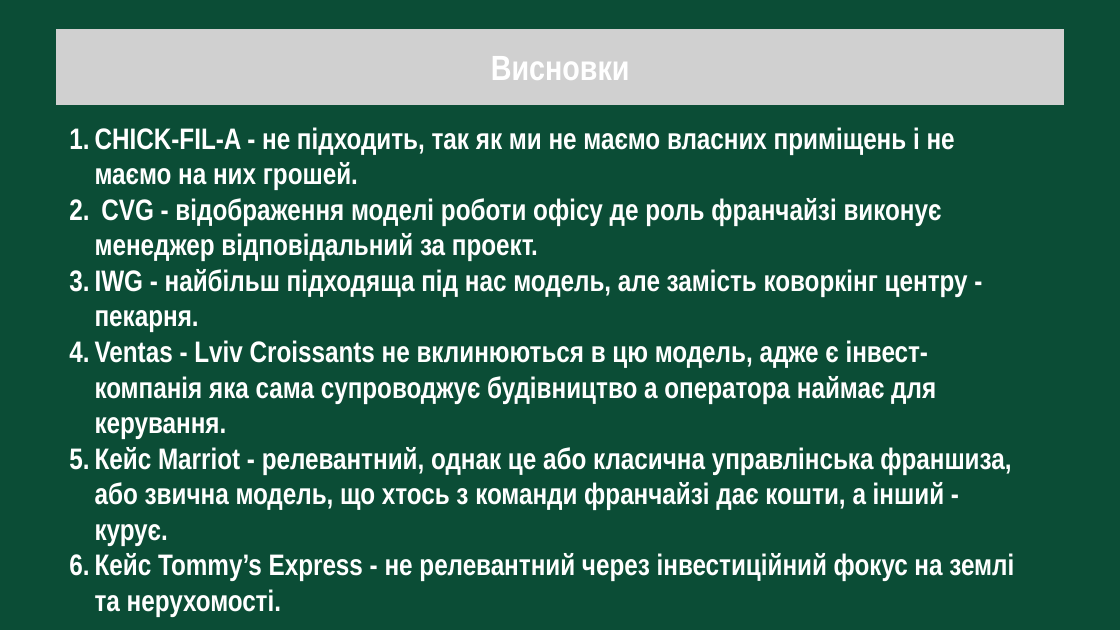
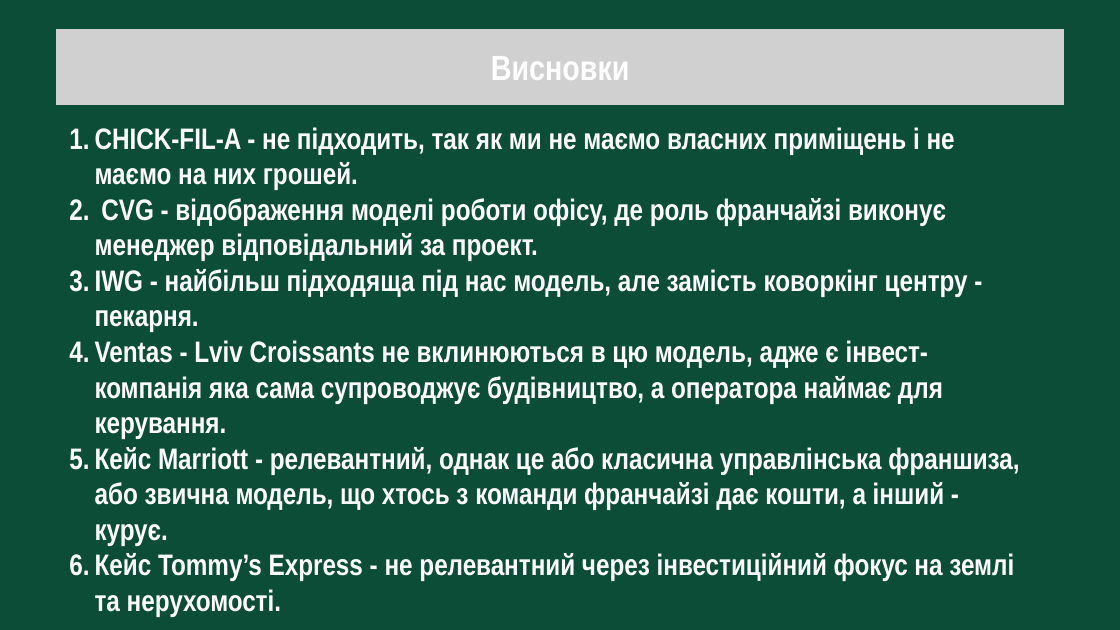
Before and after one commit to denfidiriv-cmyk/xcrypto, a slide deck: slide 9 of presentation_latest.pptx. Drawn at 1120x630 pixels with LibreOffice and Linux fonts; fonts in the diff are those of the drawing; grey boxes stand for pictures. Boxes give left, top, right and bottom in pixels: in the first picture for what was removed or moved away, otherwise in the second. Text is boxed around its words. In the diff, an @@ line names an element or a change of style, - is before the commit and + after.

```diff
--- a/presentation_latest.pptx
+++ b/presentation_latest.pptx
@@ text at [95,198,946,261]: text changed @@
-  2. CVG - відображення моделі роботи офісу де роль франчайзі виконує менеджер відповідальний за проект.
+  2. CVG - відображення моделі роботи офісу, де роль франчайзі виконує менеджер відповідальний за проект.
@@ text at [95,340,1019,546]: text changed @@
-  4. Ventas - Lviv Croissants не вклинюються в цю модель, адже є інвест-компанія яка сама супроводжує будівництво а оператора наймає для керування.
-  5. Кейс Marriot - релевантний, однак це або класична управлінська франшиза, або звична модель, що хтось з команди франчайзі дає кошти, а інший - курує.
+  4. Ventas - Lviv Croissants не вклинюються в цю модель, адже є інвест-компанія яка сама супроводжує будівництво, а оператора наймає для керування.
+  5. Кейс Marriott - релевантний, однак це або класична управлінська франшиза, або звична модель, що хтось з команди франчайзі дає кошти, а інший - курує.
```
Also in this commit, not shown: 7 other slides changed.
